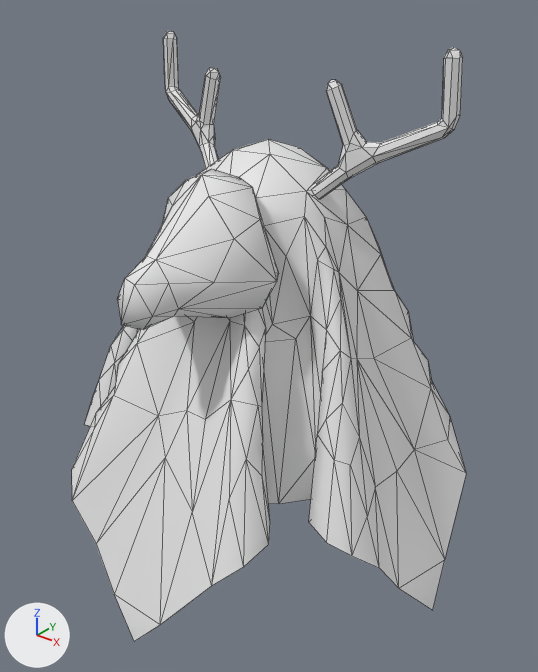
The Blender file assets/modelsSource/loomies/008/008.blend, before and after one commit.
The view is the same before and after, from a camera (50 mm lens) standing at (1.86, -2.3, 2.45) and looking at (0.02, 0.0, 1.03). Lighting does not change. The marker at lower left points along +X, +Y and +Z. Mesh edges are drawn as thin lines. Materials are left out; every surface is plain grey.
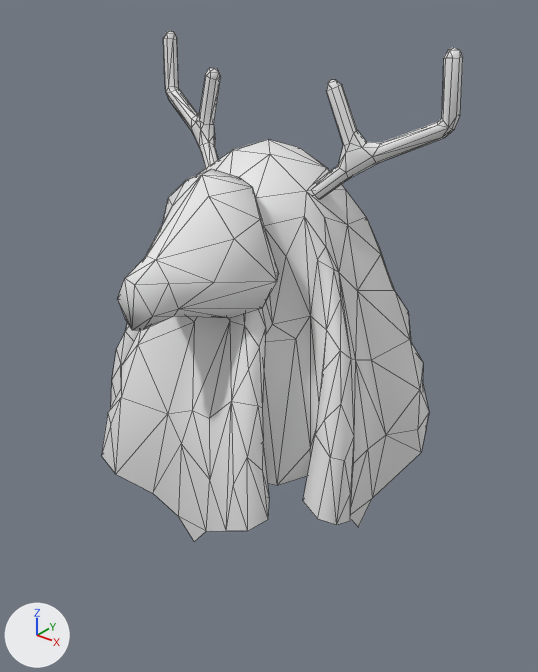
Pixel boxes [x1, y1, x2, y2] of what changed, in the pictures (538 x 672 px; the box of a moved part takes in the faces that stretch with it):
'Plane.001', reshaped (17% narrower, 20% shorter)
    before: [72, 139, 466, 641]
    after: [101, 139, 429, 542]
part 1 of me_plane_003, moved or reshaped
    before: [72, 289, 466, 641]
    after: [101, 289, 429, 542]

The change in detail:
me_plane_003 is used by ob_plane_001; location (0.0, 0.0, 0.0).
me_plane_003 had 269 vertices, 448 faces and spanned x -0.92..0.91, y -0.91..0.93, z -0.04..1.87.
me_plane_003 now has 269 vertices, 448 faces and spans x -0.67..0.66, y -0.67..0.68, z 0.21..1.87.
me_plane_003 part 1: 149 of 269 vertices moved; they spanned x -0.92..0.91, y -0.91..0.93, z -0.04..1.1 and now span x -0.67..0.66, y -0.67..0.68, z 0.21..1.09; mean shift (0.0, 0.0, 0.04); largest move (-0.02, 0.93, -0.04) -> (-0.01, 0.53, 0.21).
